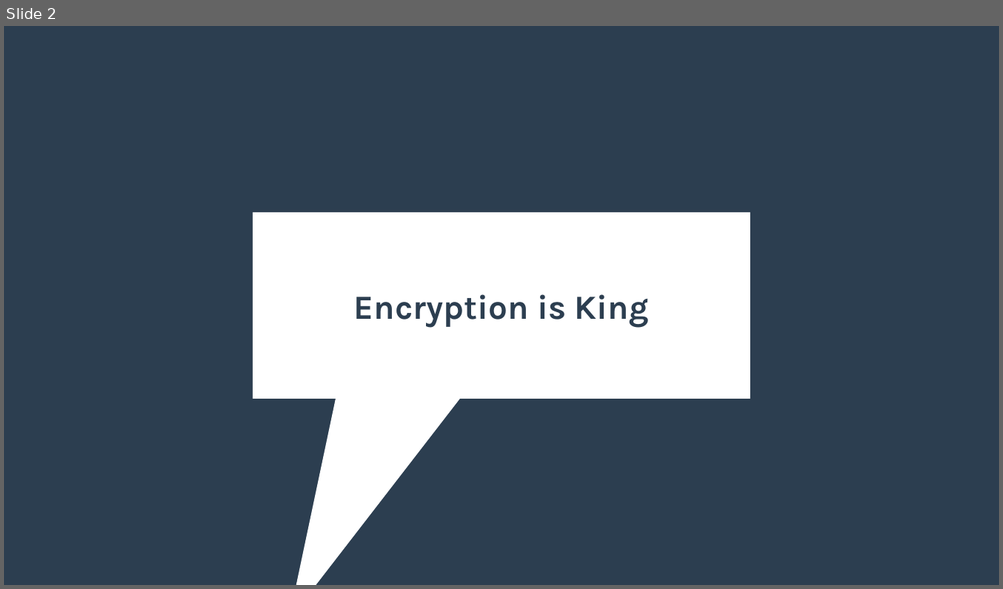
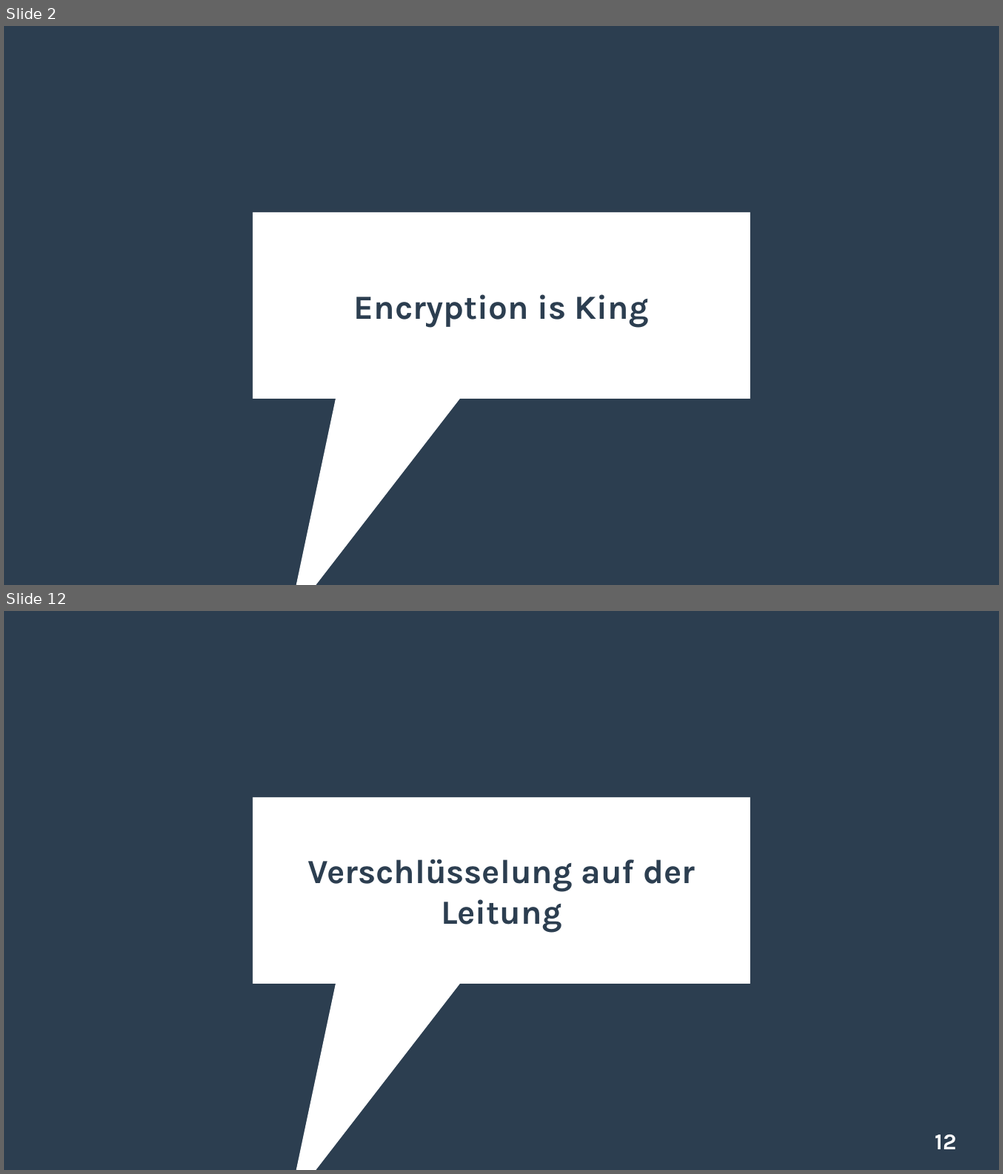
Before and after one commit to ghandmann/HS-AlbSig-WebAnwendungen2, a slide deck: Kapitel/03_SSL_TLS_HTTPS.odp. Shown one above the other, each under a label of ours: slide 2 before the commit, slides 2 and 12 after it; the slides between them are not shown. The pictures are 1003x589 and 1003x1174 pixels, drawn with LibreOffice and Linux fonts; fonts in the diff are those of the drawing. Boxes give left, top, right and bottom in pixels: in the first picture for what was removed or moved away, otherwise in the second. Text is boxed around its words. In the diff, an @@ line names an element or a change of style, - is before the commit and + after.

```diff
--- a/Kapitel/03_SSL_TLS_HTTPS.odp
+++ b/Kapitel/03_SSL_TLS_HTTPS.odp
@@ slide 12 added at box(4, 611, 999, 1170), background #2C3E50; not listed: 1 template element that a slide beside it also shows @@
@@ title added at box(307, 860, 694, 933), 27 pt, text #2C3E50, bold @@
+Verschlüsselung auf der Leitung
@@ page number added at box(934, 1135, 956, 1150), 18 pt, text #FFFFFF, bold @@
+12
```
Also in this commit, not shown: 19 other slides added, 1 slide removed, 5 other files.
